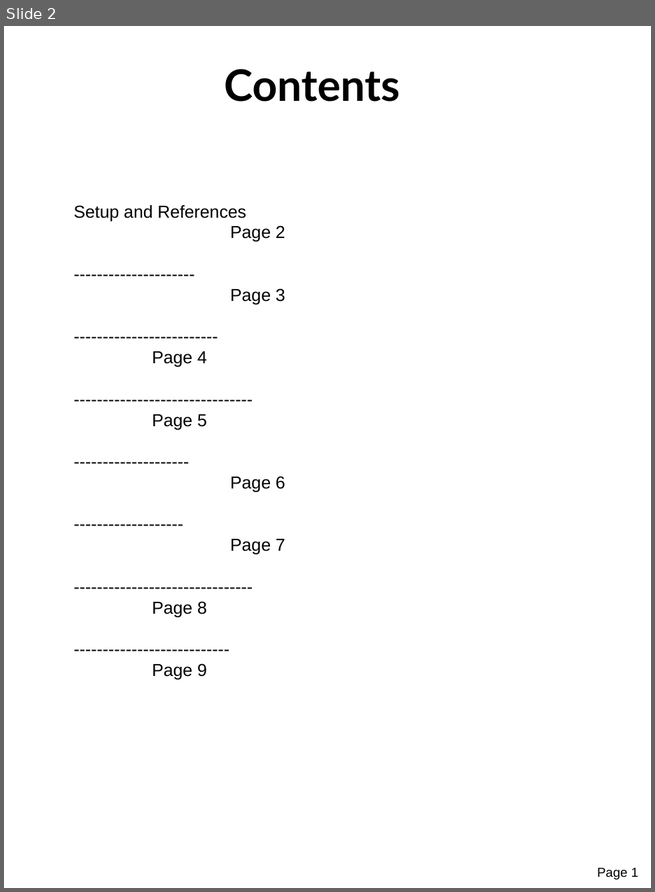
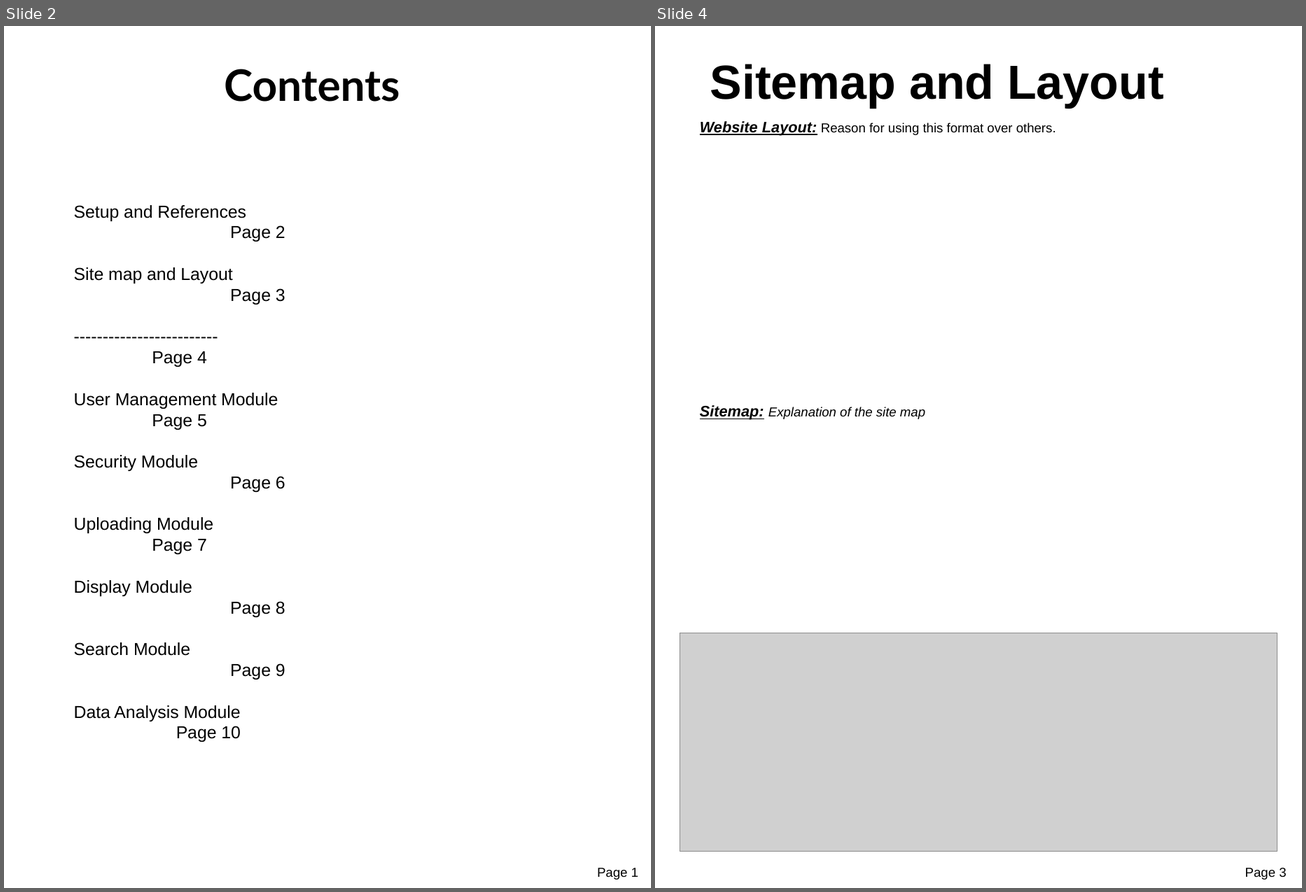
Before and after one commit to Tamarabyte/database391, a slide deck: ProjectReport.odp. Shown side by side, each under a label of ours: slide 2 before the commit, slides 2 and 4 after it; the slides between them are not shown. The pictures are 655x892 and 1306x892 pixels, drawn with LibreOffice and Linux fonts; fonts in the diff are those of the drawing; grey boxes stand for pictures. Boxes give left, top, right and bottom in pixels: in the first picture for what was removed or moved away, otherwise in the second. Text is boxed around its words. In the diff, an @@ line names an element or a change of style, - is before the commit and + after.

```diff
--- a/ProjectReport.odp
+++ b/ProjectReport.odp
@@ slide 4 added at (x1=655, y1=26, x2=1302, y2=888), background #FFFFFF @@
@@ text added at (x1=710, y1=64, x2=1164, y2=108), 44 pt, text #000000, bold @@
+Sitemap and Layout
@@ text added at (x1=700, y1=121, x2=1056, y2=420), 12 pt, text #000000, italic @@
+Website Layout: Reason for using this format over others.
+Sitemap: Explanation of the site map
@@ picture added at (x1=680, y1=634, x2=1277, y2=851) @@
@@ text added at (x1=1245, y1=868, x2=1286, y2=880), 12 pt, text #000000 @@
+Page 3
@@ slide 2 changed as well @@
@@ text at (x1=74, y1=267, x2=285, y2=305): text changed @@
---------------------- Page 3
+Site map and Layout Page 3
@@ text at (x1=74, y1=393, x2=285, y2=742): text changed @@
-------------------------------- Page 5
--------------------- Page 6
-------------------- Page 7
-------------------------------- Page 8
---------------------------- Page 9
+User Management Module Page 5
+Security Module Page 6
+Uploading Module Page 7
+Display Module Page 8
+Search Module Page 9
+Data Analysis Module Page 10
```
Also in this commit, not shown: 2 other slides changed, 7 other slides added, 1 slide removed, 1 other file.
